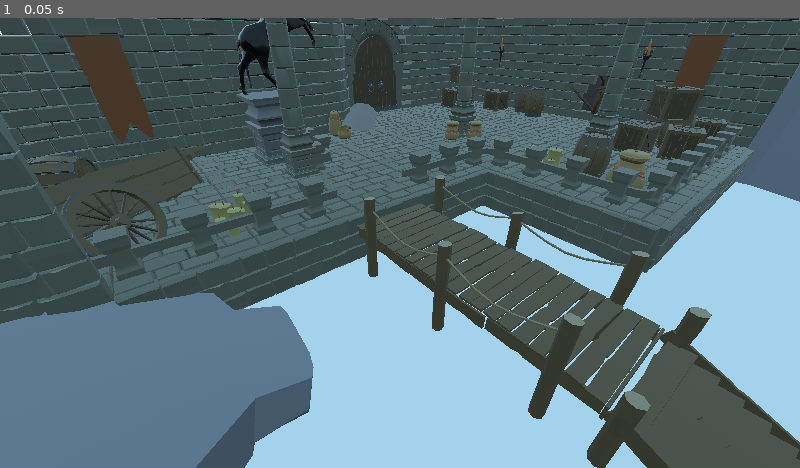
Above: before the commit, frame 1.
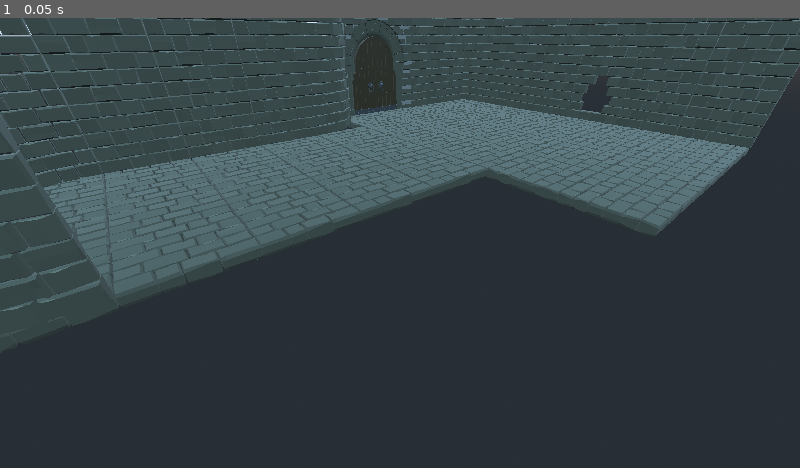
Above: after the commit, the same moment.

Repository: PacktPublishing/Game-Development-with-Blender-and-Godot
Game: Godot game, scene res://Scenes/Game.tscn
Same seed, same stepped clock (60 frames per second), same inputs: the game is played once before the commit and once after it.
Inputs:
- Up to frame 1 (0.05 s): no input

The runs differ from the first frame. In frame 1, 57% of the frame differs, in the area x 0-100%, y 0-100%.

Commit message:
cleans up the children for Wall node

Diff:
--- a/Chapter 9/Finish/Scenes/Level-01.tscn
+++ b/Chapter 9/Finish/Scenes/Level-01.tscn
@@ -159,6 +159,7 @@
 transform = Transform( 1, 0, 0, 0, 1, 0, 0, 0, 1, -2, 0, 2 )
 
 [node name="Columns" type="Spatial" parent="."]
+visible = false
 
 [node name="Column_Round" parent="Columns" instance=ExtResource( 1 )]
 transform = Transform( 1, 0, 0, 0, 1, 0, 0, 0, 1, 3, 0, 0.216 )
@@ -261,15 +262,17 @@
 [node name="Wall_Hole" parent="Walls" instance=ExtResource( 6 )]
 transform = Transform( -4.37114e-08, 0, 1, 0, 1, 0, -1, 0, -4.37114e-08, 15, 0, 2 )
 
+[node name="Wall_ArchRound_Overgrown" parent="Walls" instance=ExtResource( 12 )]
+transform = Transform( 1, 0, 0, 0, 1, 0, 0, 0, 1, 9, 0, -5 )
+
 [node name="Arch_Round" parent="Walls" instance=ExtResource( 11 )]
 transform = Transform( 1, 0, 0, 0, 1, 0, 0, 0, 1, 9, 0, -5 )
 
-[node name="Wall_ArchRound_Overgrown" parent="Walls/Arch_Round" instance=ExtResource( 12 )]
-
 [node name="Doors_RoundArch" parent="Walls" instance=ExtResource( 13 )]
 transform = Transform( 1, 0, 0, 0, 1, 0, 0, 0, 1, 9, 0, -5 )
 
 [node name="Rails" type="Spatial" parent="."]
+visible = false
 
 [node name="Rail_Corner" parent="Rails" instance=ExtResource( 8 )]
 transform = Transform( -4.37114e-08, 0, -1, 0, 1, 0, 1, 0, -4.37114e-08, 7.5, 0, 2.5 )
@@ -305,6 +308,7 @@
 transform = Transform( -4.37114e-08, 0, 1, 0, 1, 0, -1, 0, -4.37114e-08, 1.75, 0, 2.5 )
 
 [node name="SunkWalls" type="Spatial" parent="."]
+visible = false
 
 [node name="Wall24" parent="SunkWalls" instance=ExtResource( 5 )]
 transform = Transform( -4.37114e-08, 0, 1, 0, 1, 0, -1, 0, -4.37114e-08, 7, -2, 6 )
@@ -337,6 +341,7 @@
 transform = Transform( 1, 0, 0, 0, 1, 0, 0, 0, 1, 8, -2, 7 )
 
 [node name="Props" type="Spatial" parent="."]
+visible = false
 
 [node name="Barrel" parent="Props" instance=ExtResource( 15 )]
 transform = Transform( 1, 0, 0, 0, 1, 0, 0, 0, 1, 13.8857, 0, 0 )
@@ -432,6 +437,7 @@
 transform = Transform( 1, 0, 0, 0, 1, 0, 0, 0, 1, 7.31131, 0.350815, -3.5054 )
 
 [node name="Rocks" type="Spatial" parent="."]
+visible = false
 
 [node name="RocksRight" parent="Rocks" instance=ExtResource( 10 )]
 transform = Transform( 1, 0, 0, 0, 1, 0, 0, 0, 1, 16.6513, 0, 11.0445 )
@@ -440,6 +446,7 @@
 transform = Transform( 1, 0, 0, 0, 1, 0, 0, 0, 1, -2.12202, 0, 4.60326 )
 
 [node name="Sconces" type="Spatial" parent="."]
+visible = false
 
 [node name="Sconce" parent="Sconces" instance=ExtResource( 27 )]
 transform = Transform( -4.37114e-08, 0, 1, 0, 1, 0, -1, 0, -4.37114e-08, -2.67768, 2, 0 )
@@ -455,6 +462,7 @@
 
 [node name="Dock" type="Spatial" parent="."]
 transform = Transform( 1, 0, 0, 0, 1, 0, 0, 0, 1, -0.342893, 0, 0 )
+visible = false
 
 [node name="Dock_Long" parent="Dock" instance=ExtResource( 28 )]
 transform = Transform( 1, 0, 0, 0, 1, 0, 0, 0, 1, 4, -1, 5.5071 )
